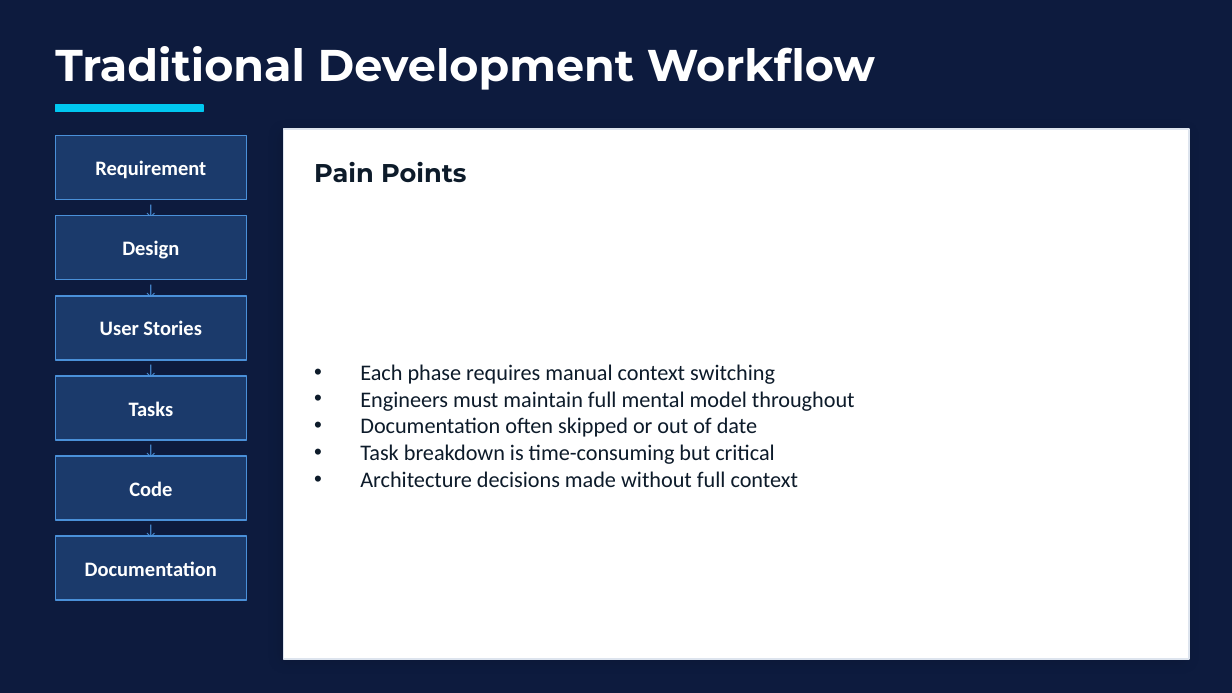
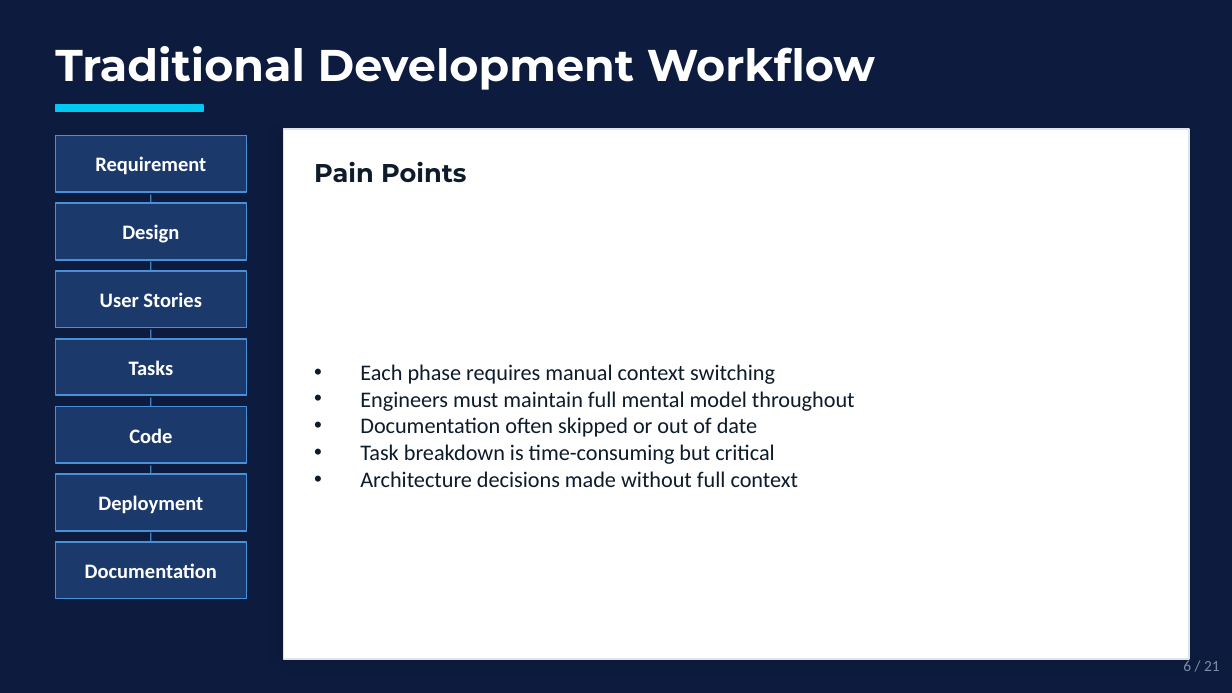
Before and after one commit to jagarlamudisrinath/codex_demo, a slide deck: slide 6 of Codex_AI_Agent_Demo.pptx (slide 5 before the commit). Drawn at 1232x693 pixels with LibreOffice and Linux fonts; fonts in the diff are those of the drawing. Boxes give left, top, right and bottom in pixels: in the first picture for what was removed or moved away, otherwise in the second. Text is boxed around its words. In the diff, an @@ line names an element or a change of style, - is before the commit and + after.

```diff
--- a/Codex_AI_Agent_Demo.pptx
+++ b/Codex_AI_Agent_Demo.pptx
@@ text "Requirement": place and size @@
-text "Requirement" at [95, 160, 206, 179]
+text "Requirement" at [95, 156, 206, 175]
@@ rectangle: place and size @@
-rectangle at [55, 136, 246, 200]
+rectangle at [55, 136, 246, 192]
@@ text "Design": place and size @@
-text "Design" at [122, 240, 179, 259]
+text "Design" at [122, 224, 179, 243]
@@ text "↓" rewrapped from [55, 197, 246, 221] to [55, 190, 246, 208] @@
@@ rectangle: place and size @@
-rectangle at [55, 216, 246, 280]
+rectangle at [55, 203, 246, 260]
@@ text "↓" rewrapped from [55, 277, 246, 301] to [55, 257, 246, 276] @@
@@ text "User Stories": place and size @@
-text "User Stories" at [100, 320, 201, 335]
+text "User Stories" at [100, 292, 201, 307]
@@ rectangle: place and size @@
-rectangle at [55, 296, 246, 360]
+rectangle at [55, 271, 246, 328]
@@ text added at [55, 325, 246, 344], 9 pt, text #4A90D9 @@
+↓
@@ text "Tasks": place and size @@
-text "Tasks" at [129, 401, 174, 416]
+text "Tasks" at [129, 360, 174, 375]
@@ rectangle added at [55, 339, 246, 395], fill #1B3A6B, outline #4A90D9 1 pt @@
@@ text "Code": place and size @@
-text "Code" at [129, 481, 172, 496]
+text "Code" at [129, 428, 172, 443]
@@ rectangle: place and size @@
-rectangle at [55, 376, 246, 440]
+rectangle at [55, 407, 246, 463]
@@ text "↓" rewrapped from [55, 357, 246, 381] to [55, 393, 246, 411] @@
@@ rectangle: place and size @@
-rectangle at [55, 456, 246, 520]
+rectangle at [55, 474, 246, 531]
@@ text "↓" rewrapped from [55, 437, 246, 461] to [55, 461, 246, 479] @@
@@ text added at [98, 495, 203, 514], 12 pt, text #FFFFFF, bold @@
+Deployment
@@ text "↓" rewrapped from [55, 517, 246, 541] to [55, 529, 246, 547] @@
@@ rectangle: place and size @@
-rectangle at [55, 536, 246, 600]
+rectangle at [55, 542, 246, 599]
@@ text added at [1183, 658, 1220, 671], 9 pt, text #7B8EA8 @@
+6 / 21
```
Also in this commit, not shown: 17 other slides changed, 2 slides added, 1 slide removed.
